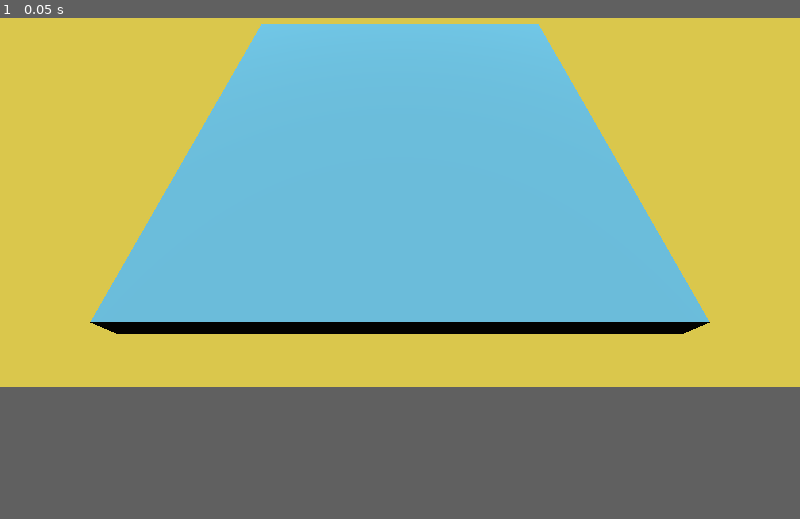
Above: before the commit, frame 1.
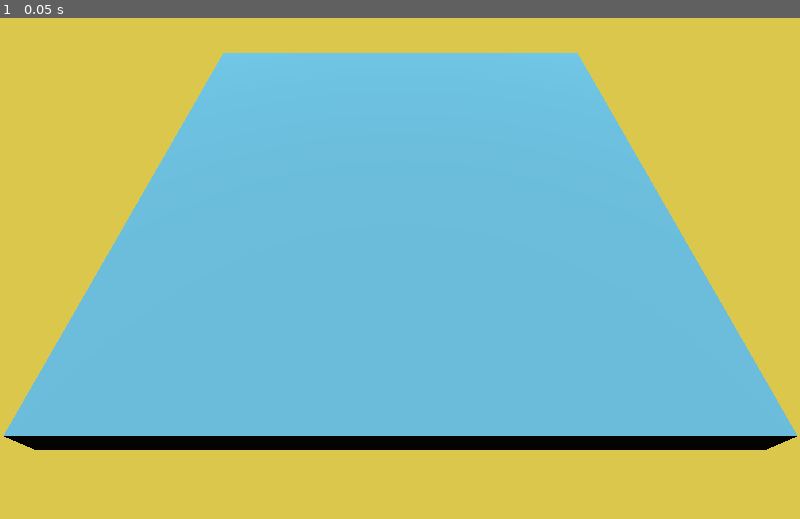
Above: after the commit, the same moment.

Repository: OnyJ/Medusa-old
Game: Godot game, scene res://scenes/Main.tscn
The game is run twice, just before and just after one commit, with the same random seed, the same clock (stepped at 60 frames per second) and the same inputs.
Inputs:
- Up to frame 1 (0.05 s): no input
In our replay, the window is 800x468 before the commit and 800x600 after it. These sizes can differ from the game's own. Grey fills any space a smaller window leaves; there, only what the larger window draws over its background counts as a difference.

The runs differ from the first frame. In frame 1, 28% of the frame differs, in the area x 0-100%, y 1-87%.

Commit message:
screen settings

Diff:
--- a/project.godot
+++ b/project.godot
@@ -19,6 +19,13 @@
 run/main_scene="res://scenes/Main.tscn"
 config/icon="res://icon.png"
 
+[display]
+
+window/size/width=960
+window/size/height=720
+window/stretch/mode="viewport"
+window/stretch/aspect="keep"
+
 [layer_names]
 
 3d_physics/layer_1="map"
